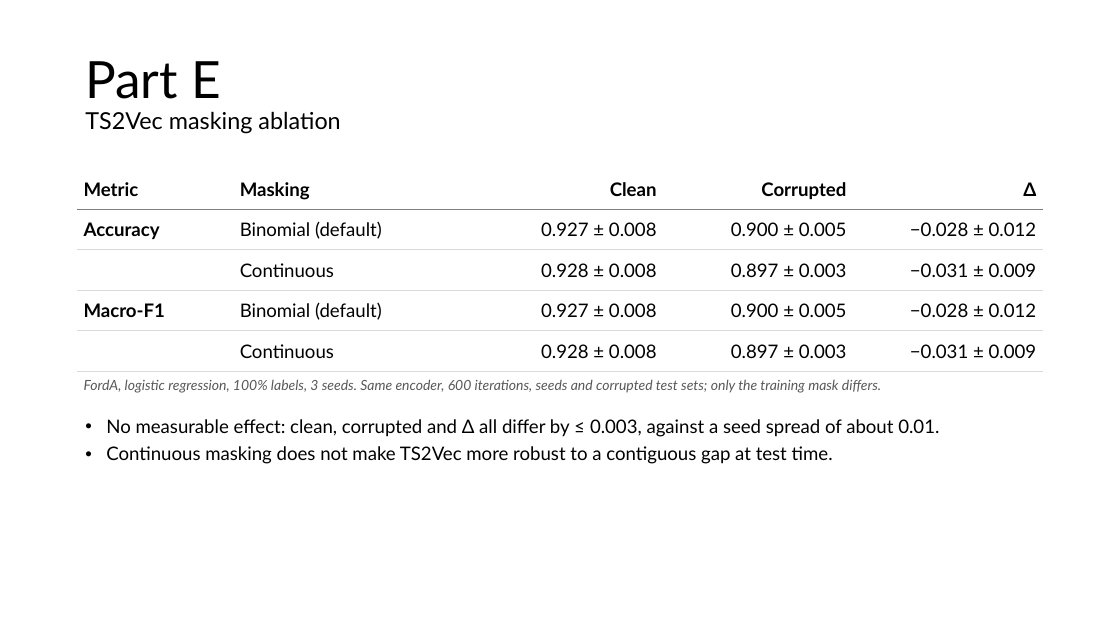
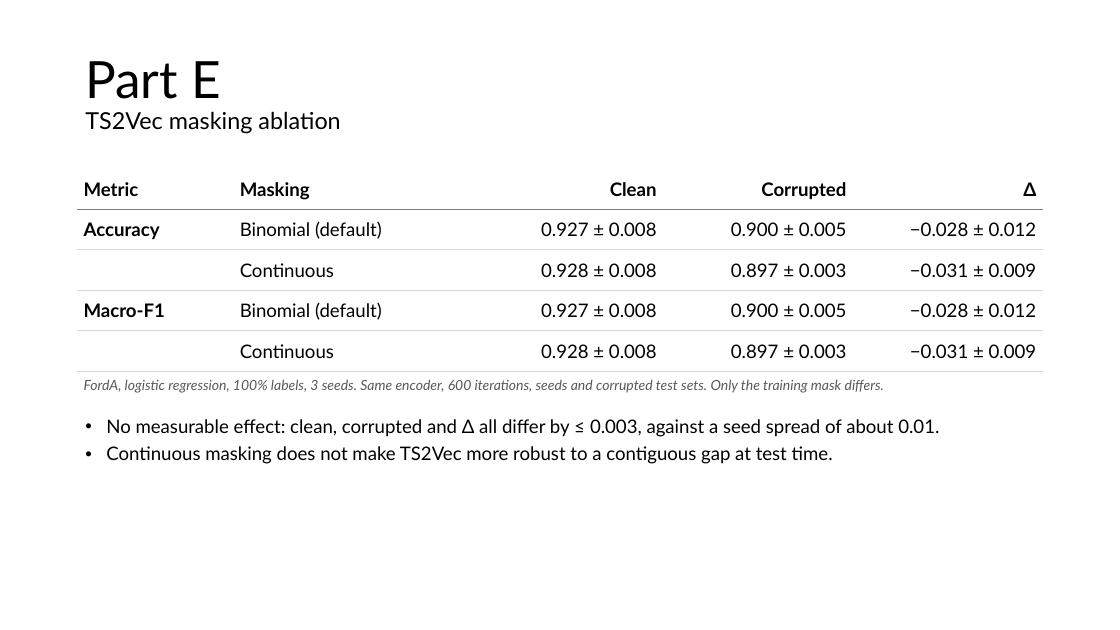
Before and after one commit to FVardi/PhD-Courses, a slide deck: slide 13 of Deep learning for time-series/Assignment 4/Presentation.pptx (slide 12 before the commit). Drawn at 1120x630 pixels with LibreOffice and Linux fonts; fonts in the diff are those of the drawing. Boxes give left, top, right and bottom in pixels: in the first picture for what was removed or moved away, otherwise in the second. Text is boxed around its words. In the diff, an @@ line names an element or a change of style, - is before the commit and + after.

```diff
--- a/Deep learning for time-series/Assignment 4/Presentation.pptx
+++ b/Deep learning for time-series/Assignment 4/Presentation.pptx
@@ text at (x1=84, y1=379, x2=884, y2=393): text changed @@
-FordA, logistic regression, 100% labels, 3 seeds. Same encoder, 600 iterations, seeds and corrupted test sets; only the training mask differs.
+FordA, logistic regression, 100% labels, 3 seeds. Same encoder, 600 iterations, seeds and corrupted test sets. Only the training mask differs.
```
Also in this commit, not shown: 11 other slides changed, 2 slides added, 2 slides removed, 17 other files.
